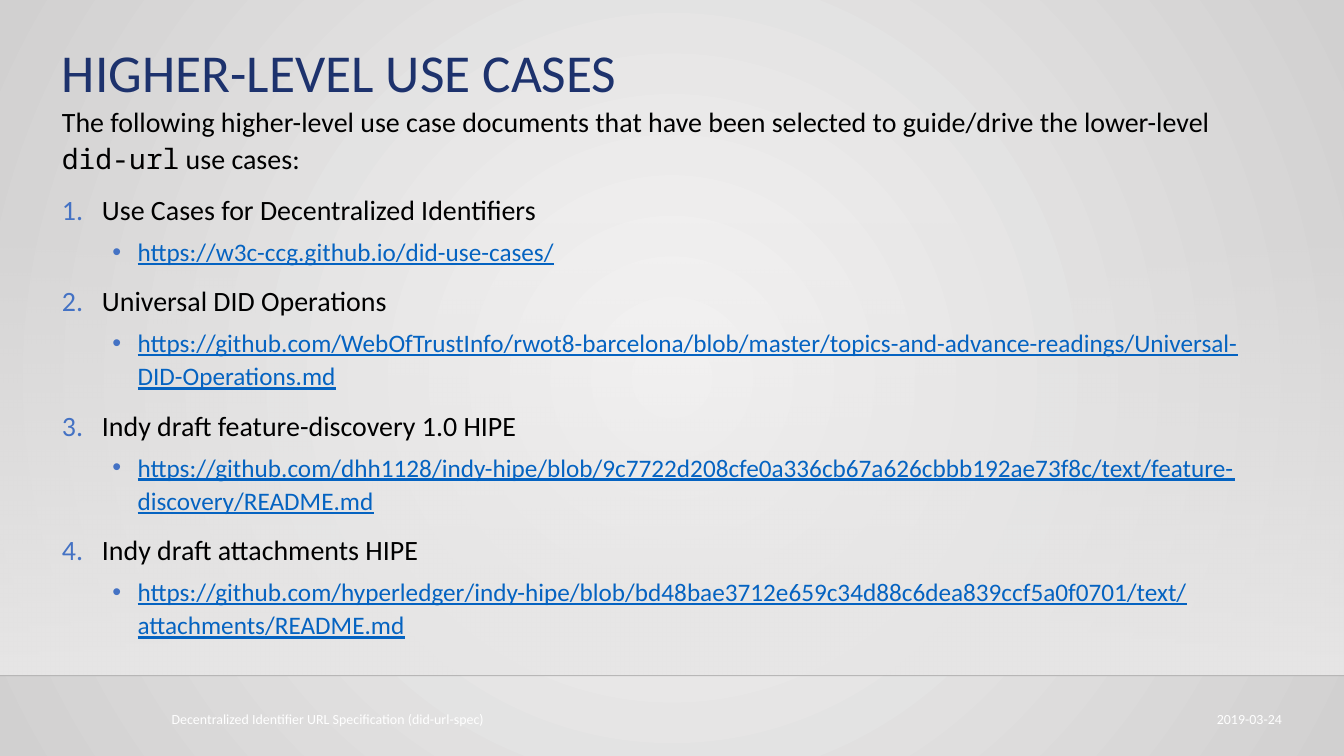
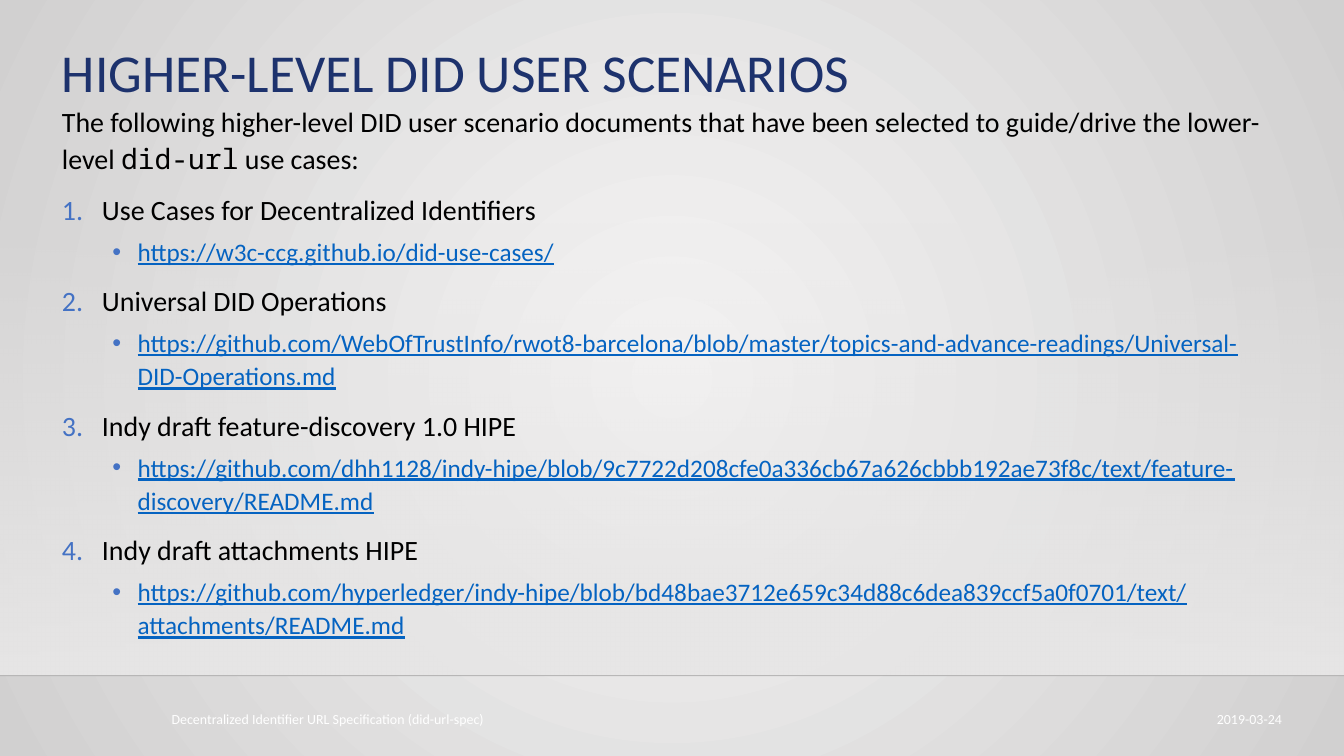
Before and after one commit to mwherman2000/did-uri-spec, a slide deck: slide 38 of src/HBB-did-url-spec v0.6.pptx. Drawn at 1344x756 pixels with LibreOffice and Linux fonts; fonts in the diff are those of the drawing; background and template pictures are left out. Boxes give left, top, right and bottom in pixels: in the first picture for what was removed or moved away, otherwise in the second. Text is boxed around its words. In the diff, an @@ line names an element or a change of style, - is before the commit and + after.

```diff
--- a/src/HBB-did-url-spec v0.6.pptx
+++ b/src/HBB-did-url-spec v0.6.pptx
@@ title at box(62, 57, 849, 93): text changed @@
-HIGHER-LEVEL USE CASES
+HIGHER-LEVEL DID USER SCENARIOS
@@ text at box(62, 112, 1259, 170): text changed @@
-The following higher-level use case documents that have been selected to guide/drive the lower-level did-url use cases:
+The following higher-level DID user scenario documents that have been selected to guide/drive the lower-level did-url use cases:
```
Also in this commit, not shown: 5 other slides changed, 3 slides added, 4 other files.
